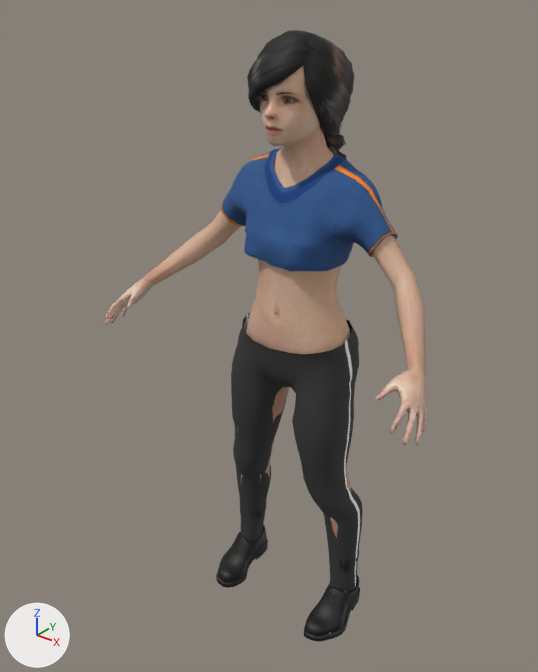
The glTF model assets/passengers/girl-low.glb as it was, and as the next commit left it.
The view is the same before and after, from a camera (50 mm lens) standing at (0.824, -1.148, 1.355) and looking at (-0.043, -0.064, 0.683). Lighting does not change. The marker at lower left points along +X, +Y and +Z. The older version comes first. Vertices at exactly the same position are counted once.

Names of what the first picture shows: 'girl'.
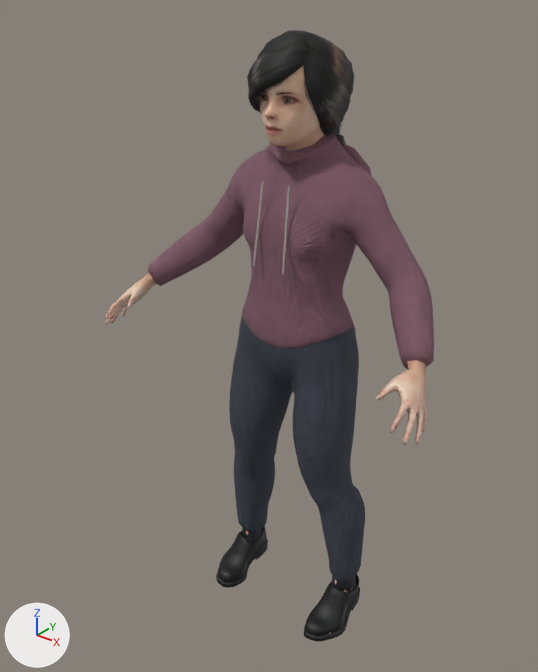
The change in detail:
Picture 'gen_v1678u_n.png' (img_gen_v1678u_n_png) is new.
Picture 'gen_15ie42i.png' (img_gen_15ie42i_png) is new.
Picture 'gen_v1678u.png' (img_gen_v1678u_png) is new.
Material 'Minsk hoodie' (mat_minsk_hoodie) is new.
Uses the picture img_gen_15ie42i_png.
Uses the picture img_gen_v1678u_n_png.
Material 'Uniform trousers' (mat_uniform_trousers) is new.
Uses the picture img_gen_v1678u_n_png.
Uses the picture img_gen_v1678u_png.
Material 'Minsk hood fold' (mat_minsk_hood_fold) is new.
Uses the picture img_gen_15ie42i_png.
Uses the picture img_gen_v1678u_n_png.
Material 'Minsk drawstrings' (mat_minsk_drawstrings) is new.
Its base color is (0.479, 0.468, 0.423) (grey #b8b6ae).
Its roughness is 0.9.
me_girl is used by ob_girl; location (0.0, 0.0, 0.0).
me_girl had 10478 vertices, 16982 faces and spanned x -0.379..0.379, y -0.239..0.105, z 0.0..1.269.
me_girl now has 13065 vertices, 22070 faces and spans x -0.379..0.379, y -0.239..0.119, z 0.0..1.269.
me_girl part 1: the loose piece of 911 vertices spanning x -0.201..0.197, y -0.111..0.071, z 0.854..1.055 is rebuilt with 2738 vertices and now spans x -0.342..0.342, y -0.133..0.073, z 0.678..1.091, in mat_minsk_hoodie.
me_girl part 2: the loose piece of 886 vertices spanning x -0.172..0.169, y -0.11..0.068, z 0.08..0.716 is rebuilt with 1558 vertices and now spans x -0.177..0.177, y -0.115..0.072, z 0.1..0.756, in mat_uniform_trousers.
me_girl part 3: a new loose piece of 68 vertices spanning x -0.1..0.1, y 0.049..0.119, z 0.885..1.065, in mat_minsk_hood_fold.
Part 4, on me_girl:
10 vertices are added at x -0.037..0.032, y -0.122..-0.097, z 0.855..1.016.
5 new vertices lie (0.005, 0.022, 0.16) away from vertices in x -0.037..-0.033, y -0.122..-0.119, z 0.855..0.856.
5 new vertices lie (0.005, -0.022, -0.16) away from vertices in x 0.028..0.032, y -0.1..-0.097, z 1.015..1.016.
20 new faces join them, mat_minsk_drawstrings (grey #b8b6ae).
me_girl no longer uses material mat_outfit.
me_girl gains material mat_uniform_trousers.
me_girl gains material mat_minsk_hoodie.
me_girl gains material mat_minsk_hood_fold.
me_girl gains material mat_minsk_drawstrings (grey #b8b6ae).

Where the change shows, as pixel boxes (x1, y1, x2, y2) in the pictures (538 x 672 px):
'girl', reshaped: before (105, 30, 428, 642); after (105, 30, 434, 642)
part 1 of me_girl, rebuilt (61% wider, 91% taller): before (221, 148, 398, 271); after (148, 133, 434, 369)
part 2 of me_girl, rebuilt: before (231, 313, 363, 591); after (229, 315, 365, 582)
part 3 of me_girl, added: after (342, 144, 372, 176)
part 4 of me_girl, added: after (253, 181, 290, 274)
